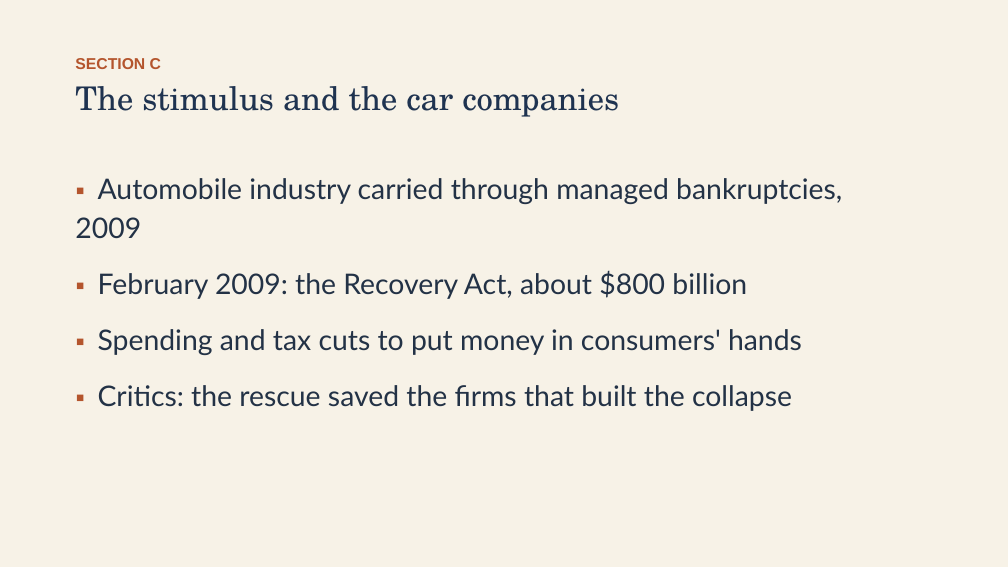
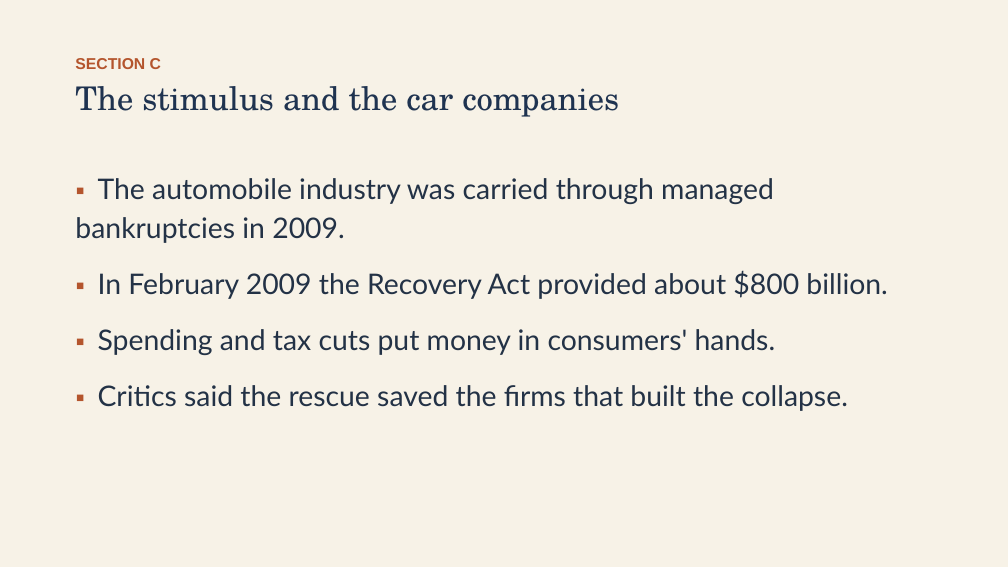
Before and after one commit to ab17gthb/humanities-curriculum-group, a slide deck: slide 13 of modern-america/lesson-07/lesson-07-slides.pptx. Drawn at 1008x567 pixels with LibreOffice and Linux fonts; fonts in the diff are those of the drawing. Boxes give left, top, right and bottom in pixels: in the first picture for what was removed or moved away, otherwise in the second. Text is boxed around its words. In the diff, an @@ line names an element or a change of style, - is before the commit and + after.

```diff
--- a/modern-america/lesson-07/lesson-07-slides.pptx
+++ b/modern-america/lesson-07/lesson-07-slides.pptx
@@ text at (75,178,887,411): text changed @@
-▪ Automobile industry carried through managed bankruptcies, 2009
-▪ February 2009: the Recovery Act, about $800 billion
-▪ Spending and tax cuts to put money in consumers' hands
-▪ Critics: the rescue saved the firms that built the collapse
+▪ The automobile industry was carried through managed bankruptcies in 2009.
+▪ In February 2009 the Recovery Act provided about $800 billion.
+▪ Spending and tax cuts put money in consumers' hands.
+▪ Critics said the rescue saved the firms that built the collapse.
```
Also in this commit, not shown: 9 other slides changed, 6 other files.
